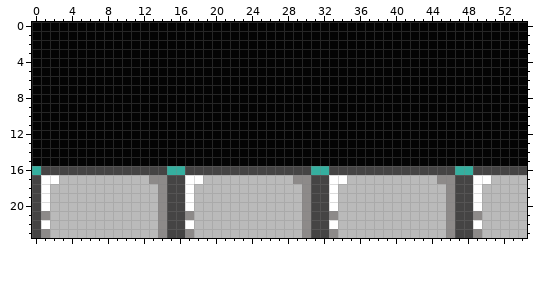
Two versions of one pixel-art file, Spiceholic2025/App/image/layout.aseprite. This is how it looked before the edit.
240x192 pixels, 1 frame. Colours within 5 levels of each other are drawn and written as one. Shown: x 0..54, y 0..23.
The same view after the edit:
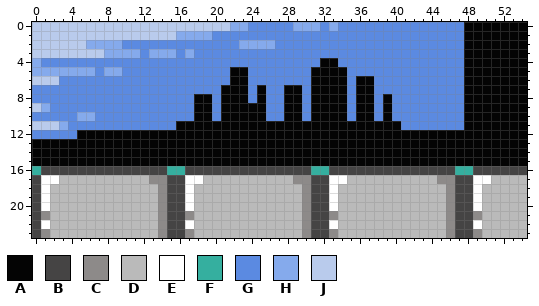
Palette (. is transparent): A #040404  B #454444  C #8d8a89  D #bababa  E #ffffff  F #35af9f  G #5b8ae1  H #85aaec  J #b9cbec
Changes in this commit:
{"where": "layer \"Group 1/Layer 1\""}
{"y":0,"x":0,"old":"AAAAAAAAAAAAAAAAAAAAAAAAAAAAAAAAAAAAAAAAAAAAAAAA","new":"JJJJJJJJJJJJJJJJJJJJJJHHGGGGGHHHGHGGGGGGGGGGGGGG"}
{"y":1,"x":0,"old":"AAAAAAAAAAAAAAAAAAAAAAAAAAAAAAAAAAAAAAAAAAAAAAAA","new":"JJJJJJJJJJJJJJJJHHHHGGGGGGGGGGGGGGGGGGGGGGGGGGGG"}
{"y":2,"x":0,"old":"AAAAAAAAAAAAAAAAAAAAAAAAAAAAAAAAAAAAAAAAAAAAAAAA","new":"JJJJJJHHHHGGGGGGGGGGGGGHHHHGGGGGGGGGGGGGGGGGGGGG"}
{"y":3,"x":0,"old":"AAAAAAAAAAAAAAAAAAAAAAAAAAAAAAAAAAAAAAAAAAAAAAAA","new":"JJJJJJJJHHHHGHHHGHGGGGGGGGGGGGGGGGGGGGGGGGGGGGGG"}
{"y":4,"x":0,"old":"AAAAAAAAAAAAAAAAAAAAAAAAAAAAAAAA","new":"HGGGGGGGGGGGGGGGGGGGGGGGGGGGGGGG"}
{"y":4,"x":34,"old":"AAAAAAAAAAAAAA","new":"GGGGGGGGGGGGGG"}
{"y":5,"x":0,"old":"AAAAAAAAAAAAAAAAAAAAAA","new":"HHHHHHHGHHGGGGGGGGGGGG"}
{"y":5,"x":24,"old":"AAAAAAA","new":"GGGGGGG"}
{"y":5,"x":35,"old":"AAAAAAAAAAAAA","new":"GGGGGGGGGGGGG"}
{"y":6,"x":0,"old":"AAAAAAAAAAAAAAAAAAAAAA","new":"JJJGGGGGGGGGGGGGGGGGGG"}
{"y":6,"x":24,"old":"AAAAAAA","new":"GGGGGGG"}
{"y":6,"x":35,"old":"A","new":"G"}
{"y":6,"x":38,"old":"AAAAAAAAAA","new":"GGGGGGGGGG"}
{"y":7,"x":0,"old":"AAAAAAAAAAAAAAAAAAAAA","new":"GGGGGGGGGGGGGGGGGGGGG"}
{"y":7,"x":24,"old":"A","new":"G"}
{"y":7,"x":26,"old":"AA","new":"GG"}
{"y":7,"x":30,"old":"A","new":"G"}
{"y":7,"x":35,"old":"A","new":"G"}
{"y":7,"x":38,"old":"AAAAAAAAAA","new":"GGGGGGGGGG"}
{"y":8,"x":0,"old":"AAAAAAAAAAAAAAAAAA","new":"GGGGGGGGGGGGGGGGGG"}
{"y":8,"x":20,"old":"A","new":"G"}
{"y":8,"x":24,"old":"A","new":"G"}
{"y":8,"x":26,"old":"AA","new":"GG"}
{"y":8,"x":30,"old":"A","new":"G"}
{"y":8,"x":35,"old":"A","new":"G"}
{"y":8,"x":38,"old":"A","new":"G"}
{"y":8,"x":40,"old":"AAAAAAAA","new":"GGGGGGGG"}
{"y":9,"x":0,"old":"AAAAAAAAAAAAAAAAAA","new":"JHGGGGGGGGGGGGGGGG"}
{"y":9,"x":20,"old":"A","new":"G"}
{"y":9,"x":26,"old":"AA","new":"GG"}
{"y":9,"x":30,"old":"A","new":"G"}
{"y":9,"x":35,"old":"A","new":"G"}
{"y":9,"x":38,"old":"A","new":"G"}
{"y":9,"x":40,"old":"AAAAAAAA","new":"GGGGGGGG"}
{"y":10,"x":0,"old":"AAAAAAAAAAAAAAAAAA","new":"GGGGGHHGGGGGGGGGGG"}
{"y":10,"x":20,"old":"A","new":"G"}
{"y":10,"x":26,"old":"AA","new":"GG"}
{"y":10,"x":30,"old":"A","new":"G"}
{"y":10,"x":35,"old":"A","new":"G"}
{"y":10,"x":38,"old":"A","new":"G"}
{"y":10,"x":40,"old":"AAAAAAAA","new":"GGGGGGGG"}
{"y":11,"x":0,"old":"AAAAAAAAAAAAAAAA","new":"JJJHGGGGGGGGGGGG"}
{"y":11,"x":41,"old":"AAAAAAA","new":"GGGGGGG"}
{"y":12,"x":0,"old":"AAAAA","new":"GGGGG"}
{"label":"changed","picture_box":[32,22,464,139]}
